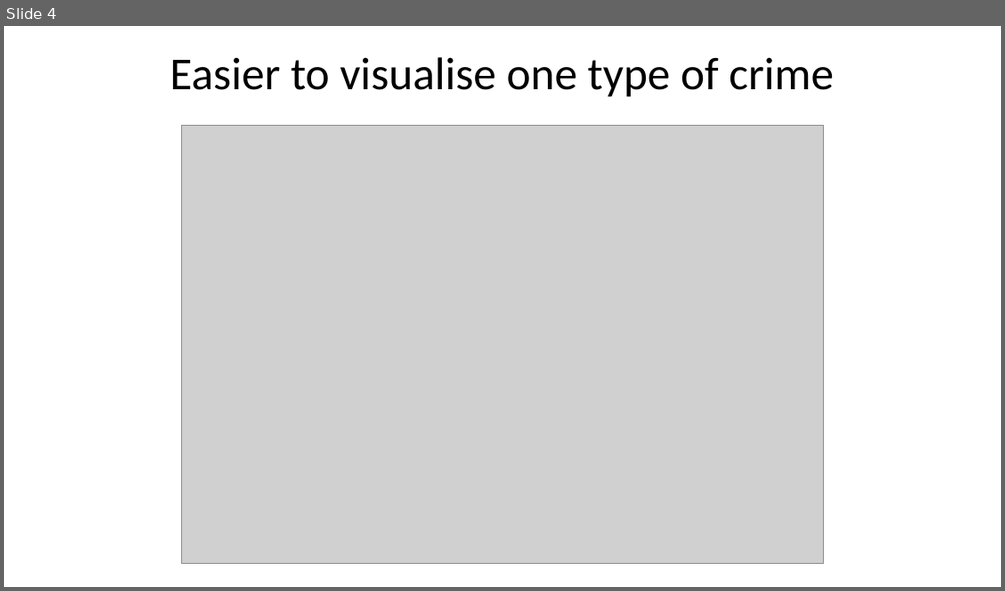
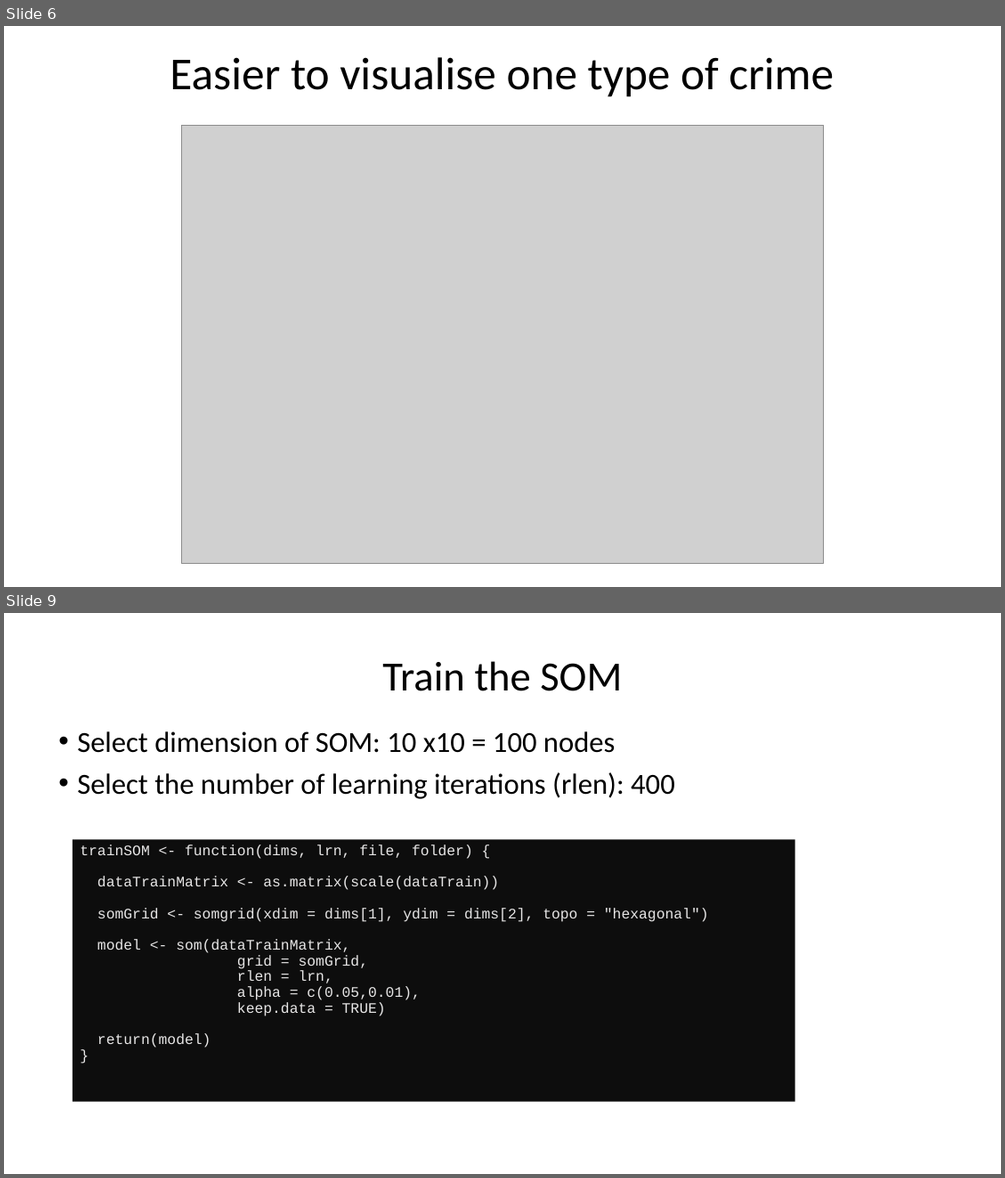
Before and after one commit to dmorison/GIS-in-R-spatial-crime-data-analysis, a slide deck: Mapping London’s crime with R.pptx. Shown one above the other, each under a label of ours: slide 4 before the commit, slides 6 and 9 after it; the slides between them are not shown. The pictures are 1005x591 and 1005x1178 pixels, drawn with LibreOffice and Linux fonts; fonts in the diff are those of the drawing; grey boxes stand for pictures. Boxes give left, top, right and bottom in pixels: in the first picture for what was removed or moved away, otherwise in the second. Text is boxed around its words. In the diff, an @@ line names an element or a change of style, - is before the commit and + after.

```diff
--- a/Mapping London’s crime with R.pptx
+++ b/Mapping London’s crime with R.pptx
@@ slide 9 added at (x1=4, y1=613, x2=1001, y2=1174), background #FFFFFF @@
@@ title added at (x1=382, y1=661, x2=622, y2=691), 40 pt, text #000000 @@
+Train the SOM
@@ text added at (x1=77, y1=731, x2=675, y2=799), 28 pt, text #000000 @@
+• Select dimension of SOM: 10 x10 = 100 nodes
+• Select the number of learning iterations (rlen): 400
@@ text added at (x1=73, y1=840, x2=795, y2=1102), fill #0D0D0D, 14 pt, text #E7E6E6 @@
+trainSOM <- function(dims, lrn, file, folder) {
+dataTrainMatrix <- as.matrix(scale(dataTrain))
+somGrid <- somgrid(xdim = dims[1], ydim = dims[2], topo = "hexagonal")
+model <- som(dataTrainMatrix,
+grid = somGrid,
+rlen = lrn,
+alpha = c(0.05,0.01),
+keep.data = TRUE)
+return(model)
+}
@@ what was slide 4 is now slide 6 @@
```
Also in this commit, not shown: 5 slides changed, 8 other slides added.
